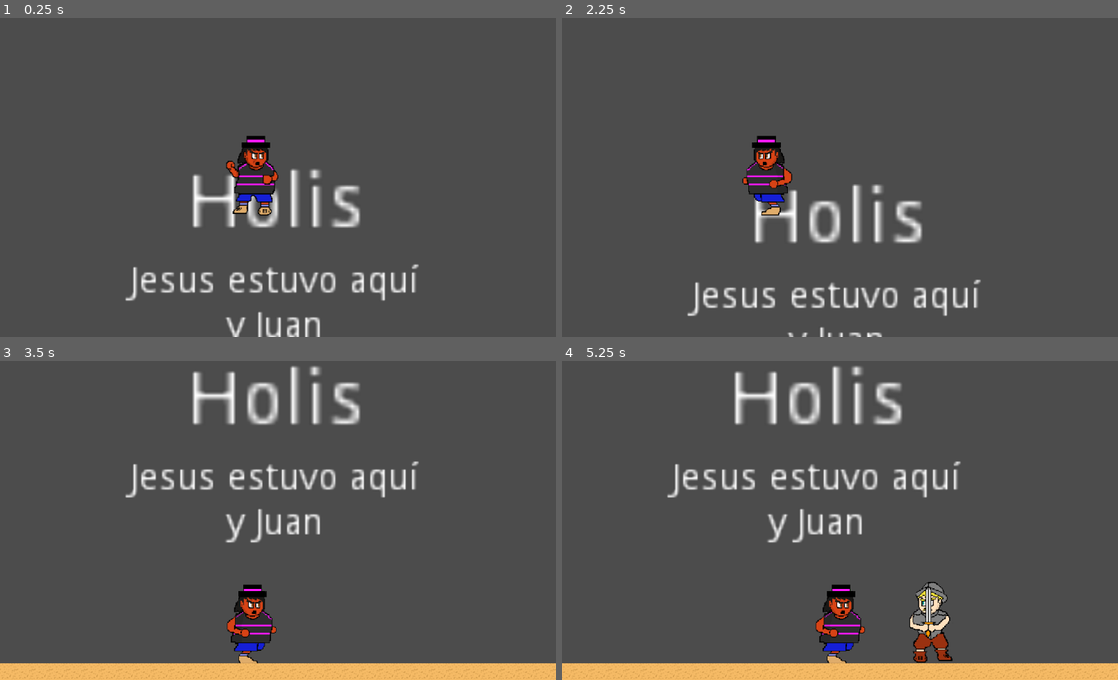
Above: before the commit, frames 1-4 (two rows, left to right).
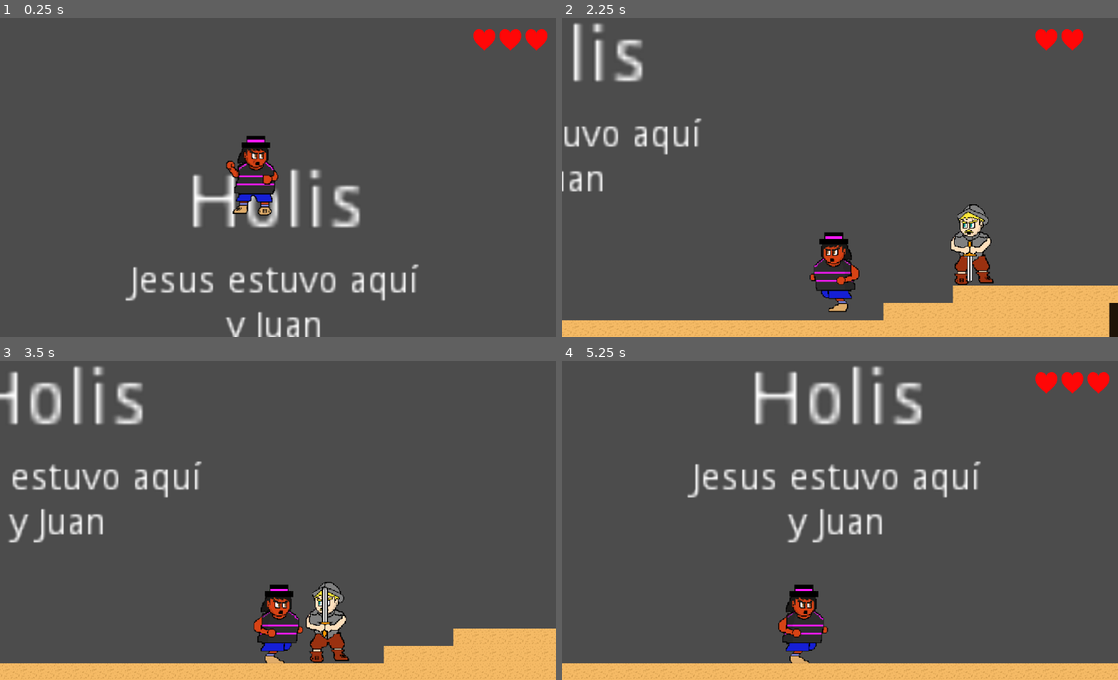
Above: after the commit, the same moments.

Repository: baiest/Minga_Survivor
Game: Godot game, scene res://scenes/Main.tscn
Same seed, same stepped clock (60 frames per second), same inputs: the game is played once before the commit and once after it.
Inputs:
- Up to frame 1 (0.25 s): no input
- Up to frame 2 (2.25 s): hold Right (ui_right) 0.53-2.03 s; tap Up (ui_up) at 0.77, 1.52 s; hold Left (ui_left) from 2.03 s (still down)
- Up to frame 3 (3.5 s): release Left (ui_left) at 2.78 s; hold Right (ui_right) from 2.78 s (still down); tap Up (ui_up) at 3.02 s
- Up to frame 4 (5.25 s): tap Up (ui_up) at 3.77, 4.52 s; release Right (ui_right) at 4.28 s; hold Left (ui_left) 4.28-5.03 s; hold Right (ui_right) from 5.03 s (still down)

The runs differ from the first frame. In frame 1, 0.6% of the frame differs, in the area x 85-99%, y 3-11%; in frame 2, 19%, in the area x 0-100%, y 1-100%; in frame 3, 14%; in frame 4, 11%.
Error after the commit: Parse Error: Variable "Label" shadows a native class. (res://scenes/Health.gd:6)

Commit message:
gui de vida del jugador

Diff:
--- /dev/null
+++ b/scenes/Control.tscn
@@ -0,0 +1,44 @@
+[gd_scene load_steps=3 format=2]
+
+[ext_resource path="res://scenes/Health.gd" type="Script" id=1]
+[ext_resource path="res://gui/corazon.png" type="Texture" id=2]
+
+[node name="Health" type="Control"]
+margin_right = 136.0
+margin_bottom = 40.0
+script = ExtResource( 1 )
+__meta__ = {
+"_edit_use_anchors_": false
+}
+
+[node name="1" type="TextureRect" parent="."]
+margin_right = 80.0
+margin_bottom = 80.0
+rect_scale = Vector2( 0.5, 0.5 )
+texture = ExtResource( 2 )
+expand = true
+__meta__ = {
+"_edit_use_anchors_": false
+}
+
+[node name="2" type="TextureRect" parent="."]
+margin_left = 48.0
+margin_right = 128.0
+margin_bottom = 80.0
+rect_scale = Vector2( 0.5, 0.5 )
+texture = ExtResource( 2 )
+expand = true
+__meta__ = {
+"_edit_use_anchors_": false
+}
+
+[node name="3" type="TextureRect" parent="."]
+margin_left = 96.0
+margin_right = 176.0
+margin_bottom = 80.0
+rect_scale = Vector2( 0.5, 0.5 )
+texture = ExtResource( 2 )
+expand = true
+__meta__ = {
+"_edit_use_anchors_": false
+}
--- /dev/null
+++ b/scenes/Health.gd
@@ -0,0 +1,16 @@
+extends Control
+
+var hearts  = 4 setget set_hearts
+var max_hearts = 4 setget set_max_hearts
+
+onready var Label = $Label
+
+func set_hearts(value):
+	hearts = clamp(value, 0, max_hearts)
+
+func set_max_hearts(value):
+	max_hearts = max(value, 1)
+
+func _ready():
+	self.max_hearts = 4
+	self.hearts = 4
--- a/scenes/Main.tscn
+++ b/scenes/Main.tscn
@@ -18,6 +18,7 @@
 [ext_resource path="res://sprites/Player/Misak/2.png" type="Texture" id=16]
 [ext_resource path="res://sprites/Player/Misak/3.png" type="Texture" id=17]
 [ext_resource path="res://sprites/Rehen/2.png" type="Texture" id=18]
+[ext_resource path="res://scenes/Control.tscn" type="PackedScene" id=19]
 
 [sub_resource type="SpriteFrames" id=1]
 animations = [ {
@@ -260,8 +261,20 @@
 [node name="Estado" type="AnimatedSprite" parent="Rehen"]
 position = Vector2( 2637.06, 533.762 )
 scale = Vector2( 0.05, 0.05 )
-frames = SubResource( 7 )
+frames = SubResource( 8 )
 
 [node name="ColisionRehen" type="CollisionShape2D" parent="Rehen"]
 position = Vector2( 2647.66, 552.828 )
-shape = SubResource( 8 )
+shape = SubResource( 9 )
+
+[node name="PlayerGui" type="CanvasLayer" parent="."]
+
+[node name="Health" parent="PlayerGui" instance=ExtResource( 19 )]
+anchor_left = 1.0
+anchor_right = 1.0
+margin_left = -152.0
+margin_top = 32.0
+margin_right = 0.0
+margin_bottom = 72.0
+grow_horizontal = 2
+grow_vertical = 2
--- a/scripts/script_player.gd
+++ b/scripts/script_player.gd
@@ -8,6 +8,7 @@
 var Velocidad = Vector2()
 var run_speed = 500
 var jump_speed = -500
+var health = 3
 
 # Called when the node enters the scene tree for the first time.
 func _ready():
@@ -47,8 +48,15 @@
 
 # Condicion si el jugador se sale del escenario
 func die(delta):
+	#modificada muerte cuando cae al vacio
 	if ($".".global_position.y > 700):
-		$".".global_position = Vector2(475, 40)
+		$".".global_position.y -= 500
+		$".".global_position.x -= 400
+		if (health == 0):
+			get_tree().reload_current_scene()
+		else:
+			get_parent().get_node("PlayerGui").get_node("Health").get_child(health-1).visible = false
+		health-=1
 
 	#obteniendo el objeto de colision
 	var collision = move_and_collide(Vector2() * delta)
@@ -60,8 +68,14 @@
 			get_parent().get_node(collision.collider.name).queue_free()
 		#si colisiona un enemigo mietras el enemigo esta atacando morimos
 		elif collision.collider.is_in_group('enemigo') && collision.get_collider_shape_index() == 1:
-			$".".global_position = Vector2(475, 40)
-			print("Moriste ",collision.get_collider_shape_index())
+			if (health == 0):
+				#Reinicio del nivel
+				get_tree().reload_current_scene()
+			else:
+				#Quitar un corazon y correr al jugador
+				$".".global_position.x -= 80
+				get_parent().get_node("PlayerGui").get_node("Health").get_child(health-1).visible = false
+				health -= 1
 		#si colisiona con un rehen se desactiva el collider del rehen
 		if collision.collider.is_in_group('rehenes'):
 			print("Liberaste al rehen ",collision.collider.get_node("./ColisionRehen").get_name())
Binary file added: gui/corazon.png
Not shown, added: gui/corazon.png.import
Not shown: 4 places in scenes/Main.tscn that only renumber resources
